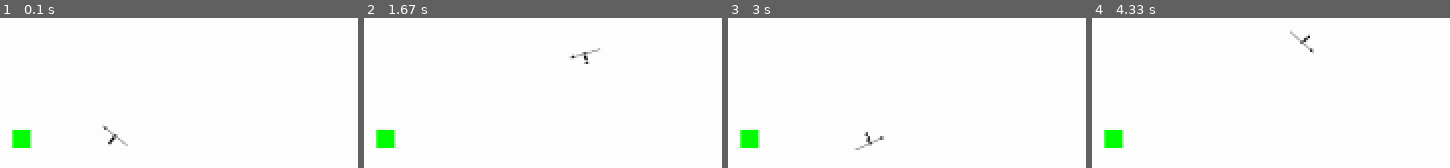
Above: before the commit, frames 1-4 (left to right).
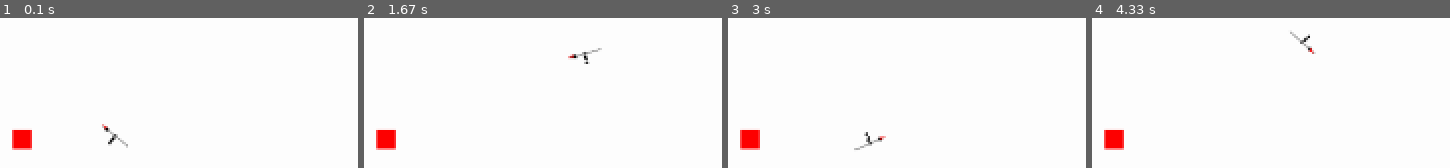
Above: after the commit, the same moments.

Repository: LeBoku/tds
Game: pygame game, started from tds/tds/tds.py
Two runs of this game, one before a commit and one after it. Both use one fixed random seed, a clock stepped at 60 frames per second and the inputs below.
Inputs (mouse positions are in pixels of both pictures, inside the frame that each line leads up to):
- Up to frame 1 (0.1 s): no input
- Up to frame 2 (1.67 s): click (outside the picture) at 0.38 s; hold D 0.67-1.13 s; click (outside the picture) at 0.75 s; hold W 1.17-1.47 s; click (outside the picture) at 1.25 s; hold D from 1.5 s (still down); click (367, 118) at 1.58 s
- Up to frame 3 (3 s): release D at 1.97 s; hold A 2-2.53 s; click (outside the picture) at 2.08 s; hold S 2.57-2.87 s; click (outside the picture) at 2.65 s; hold A from 2.9 s (still down); click (outside the picture) at 2.98 s
- Up to frame 4 (4.33 s): release A at 3.3 s; hold W 3.33-3.7 s; click (outside the picture) at 3.42 s; hold D from 3.73 s (still down); click (outside the picture) at 3.82 s

The runs differ from the first frame. In frame 1, 0.8% of the frame differs, in the area x 3-36%, y 70-88%; in frame 2, 0.8%; in frame 3, 0.8%; in frame 4, 0.8%.

Commit message:
added option to show collisionmaps; fixed spear collisionMap

Diff:
--- a/tds/tds/map/mapController.py
+++ b/tds/tds/map/mapController.py
@@ -1,4 +1,5 @@
 from pygame.math import Vector2
+from pygame import gfxdraw, Surface
 
 from base.controller import Controller
 from base.types.dicts import DotDict
@@ -22,6 +23,9 @@
 		self.bounds = mapBounds
 
 		self.setUpEntities()
+
+		self.showCollisions = True
+		self.collisionColor = (255,0,0)
 
 	def setUpDisplayHandler(self):
 		self.displayHandler = MapDisplay(self)
@@ -82,4 +86,16 @@
 
 			display.blit(entityDisplay, entityRect.topleft)
 
+		if self.showCollisions:
+			entities = self.collisionEntities.copy()
+			entities.append(self.player.weapon)
+
+			for entity in entities:
+				polygonPoints = []
+				polygon =  entity.collisionPolygon
+				for x,y in polygon.exterior.coords:
+					polygonPoints.append((int(x), int(y)))
+
+				gfxdraw.filled_polygon(display, polygonPoints, self.collisionColor)
+
 		return display
--- a/tds/tds/mapEntity/MapEntityController.py
+++ b/tds/tds/mapEntity/MapEntityController.py
@@ -22,7 +22,7 @@
 
 		collisionPolygonPoints = []
 		for point in self.collisionPoints:
-			offsetVector = Vector2(point).rotate(self.angle)
+			offsetVector = Vector2(point).rotate(-self.angle)
 			vector = self.coord + offsetVector
 			collisionPolygonPoints.append((vector.x,vector.y))
 
--- a/tds/tds/mapEntity/player/playerController.py
+++ b/tds/tds/mapEntity/player/playerController.py
@@ -10,6 +10,7 @@
 from mapEntity.subEntity.subEntity import SubEntity
 from store import images
 from store import moveSets
+from store import collisionPoints
 
 class PlayerController(CharacterController):
 	def __init__(self, map):
@@ -17,7 +18,7 @@
 		self.speed = 5
 		self.eventHandler = EventHandler.get()
 
-		self.isMovementLocked = False
+		self.isAttacking = False
 		self.isStopingMovementAnimation = False
 
 		self.movementKeys = {
@@ -28,19 +29,23 @@
 		}
 
 	def lockMovement(self):
-		self.isMovementLocked = True
+		self.isAttacking = True
 	def unLockMovement(self):
-		self.isMovementLocked = False
+		self.isAttacking = False
 
 	def loopCall(self):
 		super().loopCall()
 		self.updateAngle()
 		self.updateMovement()
+		if self.isAttacking:
+			isColliding = self.weapon.isCollidingWithSomething()
+			if isColliding:
+				print(isColliding)
 
 	def updateMovement(self):
 		pressedKeys = self.eventHandler.orderKeysByLoopsDown(self.movementKeys.keys())
 
-		if len(pressedKeys) > 0 and not self.isMovementLocked:
+		if len(pressedKeys) > 0 and not self.isAttacking:
 			forwardMovement = Vector2(0,0)
 			self.startMoveAnimation()
 			movement = {"x":0,"y":0}
@@ -105,4 +110,5 @@
 		self.createSubEntity("leftHand", images.character.hand(), Vector2(-5, 0))
 		rightHand = self.createSubEntity("rightHand", images.character.hand(), Vector2(5, 0))
 
-		self.createSubEntity("weapon", images.weapons.spear(), parent=rightHand)
+		self.weapon = self.createSubEntity("weapon", images.weapons.spear(), parent=rightHand)
+		self.weapon.collisionPoints = collisionPoints.weapons.spear()
--- /dev/null
+++ b/tds/tds/store/collisionPoints/__init__.py
@@ -0,0 +1 @@
+from . import weapons
--- /dev/null
+++ b/tds/tds/store/collisionPoints/weapons.py
@@ -0,0 +1,2 @@
+def spear():
+	return [(0,-18),(1,-13),(-1,-13)]
--- a/tds/tds/store/images/weapons.py
+++ b/tds/tds/store/images/weapons.py
@@ -6,11 +6,11 @@
 
 def spear():
 	color = (0,0,0)
-	spearHeight = 35
+	spearHeight = 36
 	spearWidth = 1
 
 	spearImage = util.createAlphaSurface((3, spearHeight))
 	pygame.draw.rect(spearImage, color, pygame.Rect((1,0), (spearWidth, spearHeight)))
-	pygame.draw.rect(spearImage, color, pygame.Rect((0,3), (5, 2)))
+	pygame.draw.rect(spearImage, color, pygame.Rect((0,4), (3, 4)))
 
 	return spearImage
Not shown, changed: tds/tds/tds.pyproj
